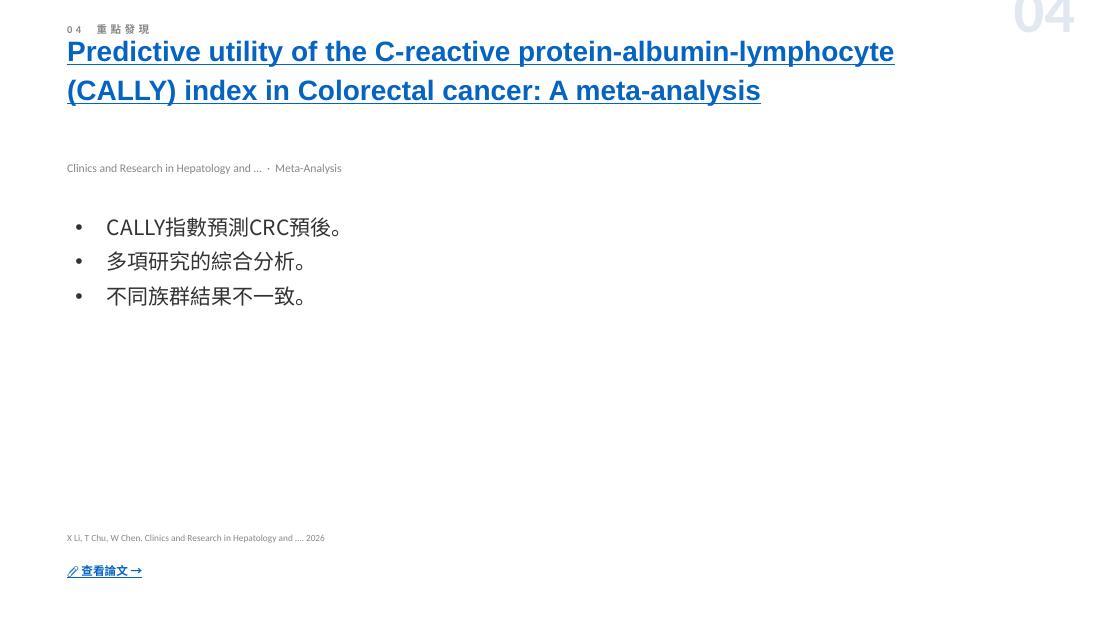
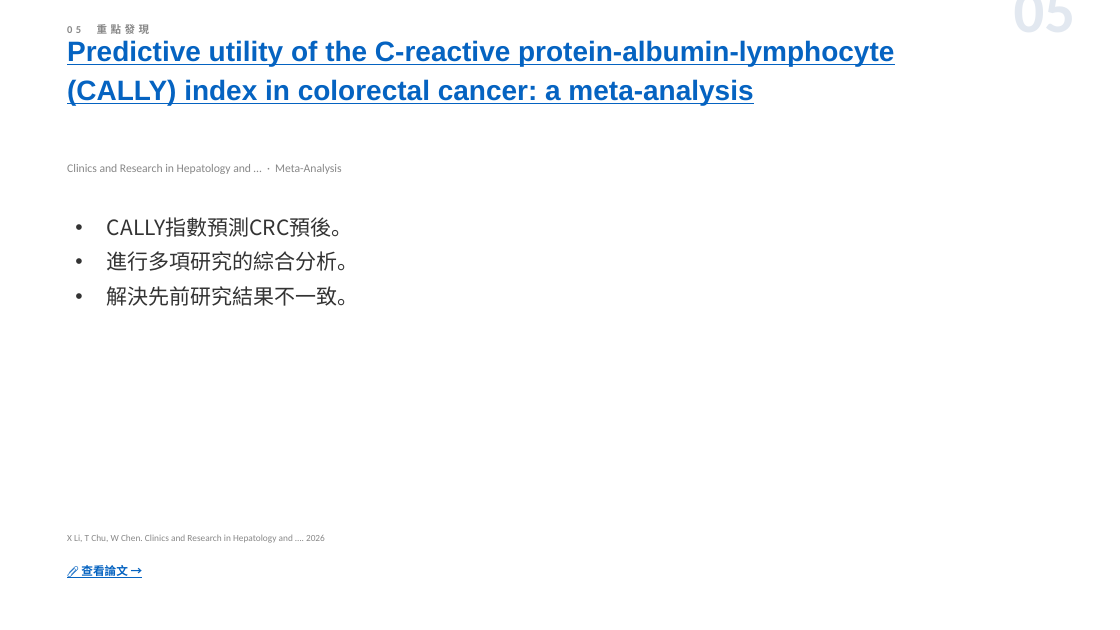
Before and after one commit to jejenhu-maker/colorectal-weekly-digest, a slide deck: slide 7 of docs/digest-zh.pptx (slide 6 before the commit). Drawn at 1120x630 pixels with LibreOffice and Linux fonts; fonts in the diff are those of the drawing. Boxes give left, top, right and bottom in pixels: in the first picture for what was removed or moved away, otherwise in the second. Text is boxed around its words. In the diff, an @@ line names an element or a change of style, - is before the commit and + after.

```diff
--- a/docs/digest-zh.pptx
+++ b/docs/digest-zh.pptx
@@ text at (x1=67, y1=24, x2=150, y2=34): text changed @@
-04 重點發現
+05 重點發現
@@ text at (x1=840, y1=8, x2=1075, y2=8): text changed @@
-04
+05
@@ text at (x1=67, y1=40, x2=894, y2=105): text changed @@
-Predictive utility of the C-reactive protein-albumin-lymphocyte (CALLY) index in Colorectal cancer: A meta-analysis
+Predictive utility of the C-reactive protein-albumin-lymphocyte (CALLY) index in colorectal cancer: a meta-analysis
@@ text at (x1=107, y1=251, x2=359, y2=306): text changed @@
-• 多項研究的綜合分析。
-• 不同族群結果不一致。
+• 進行多項研究的綜合分析。
+• 解決先前研究結果不一致。
```
Also in this commit, not shown: 11 other slides changed, 2 slides added, 2 slides removed, 2 other files.
